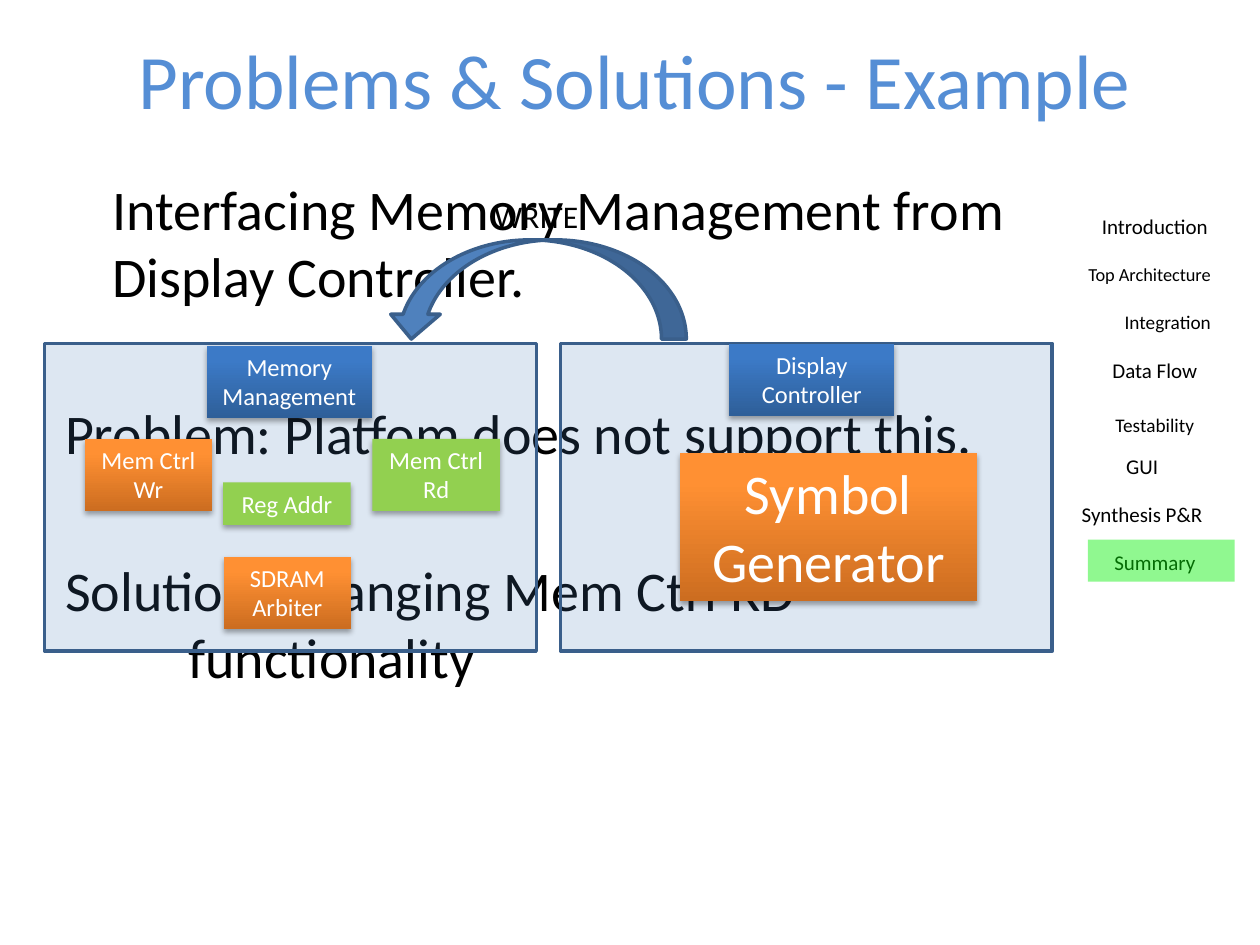
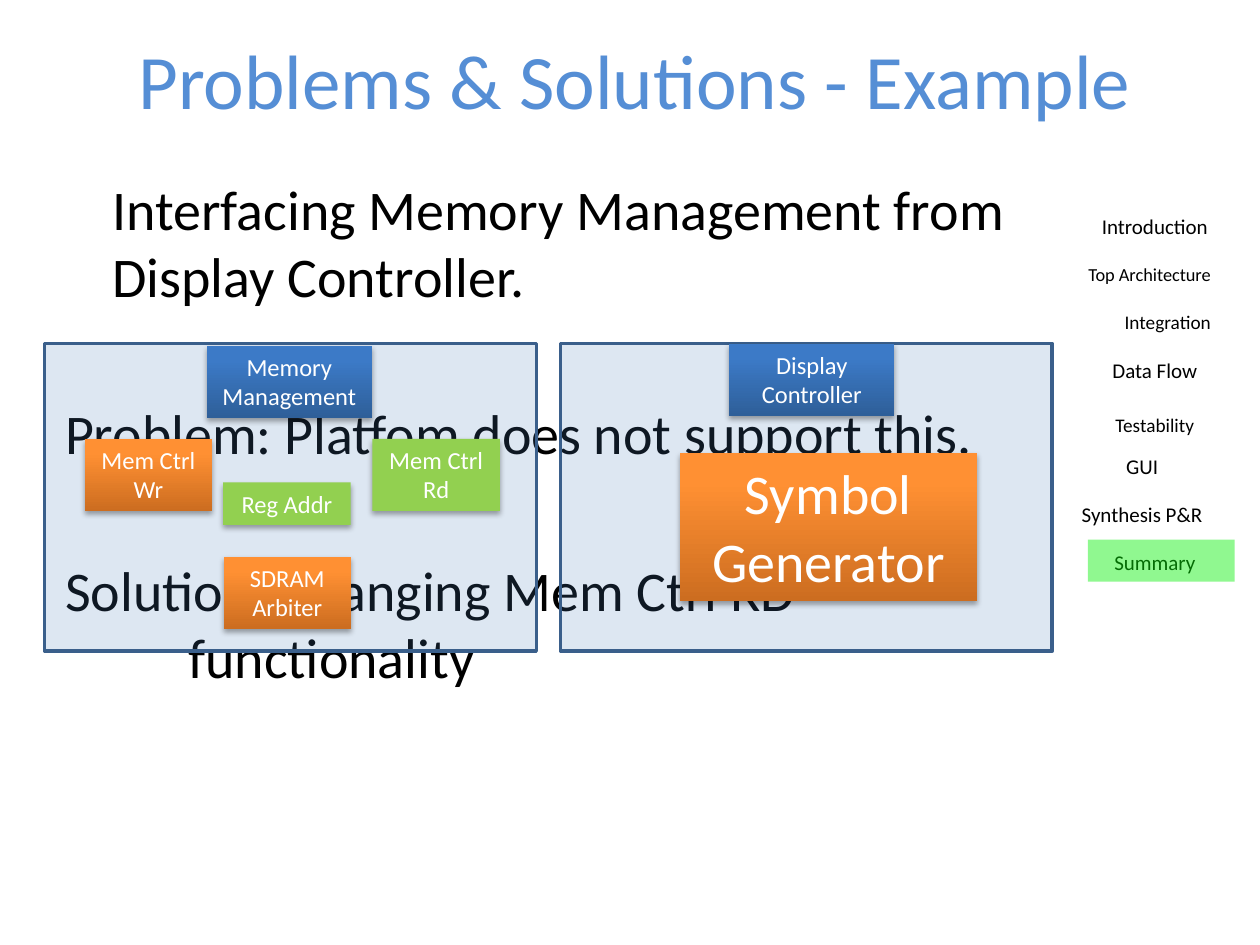
Before and after one commit to sandro6579/symbol-generator, a slide deck: slide 28 of Presentation/Part_B_final/Symbol_Generator_Project_Presentation_Part_B.pptx (slide 29 before the commit). Drawn at 1260x945 pixels with LibreOffice and Linux fonts; fonts in the diff are those of the drawing; background and template pictures are left out. Boxes give left, top, right and bottom in pixels: in the first picture for what was removed or moved away, otherwise in the second. Text is boxed around its words. In the diff, an @@ line names an element or a change of style, - is before the commit and + after.

```diff
--- a/Presentation/Part_B_final/Symbol_Generator_Project_Presentation_Part_B.pptx
+++ b/Presentation/Part_B_final/Symbol_Generator_Project_Presentation_Part_B.pptx
@@ text removed at <box>494,202,578,235</box> @@
-WRITE
@@ curved right arrow removed at <box>386,240,686,340</box> @@
```
Also in this commit, not shown: 4 other slides changed, 1 slide removed, 2 other files.
